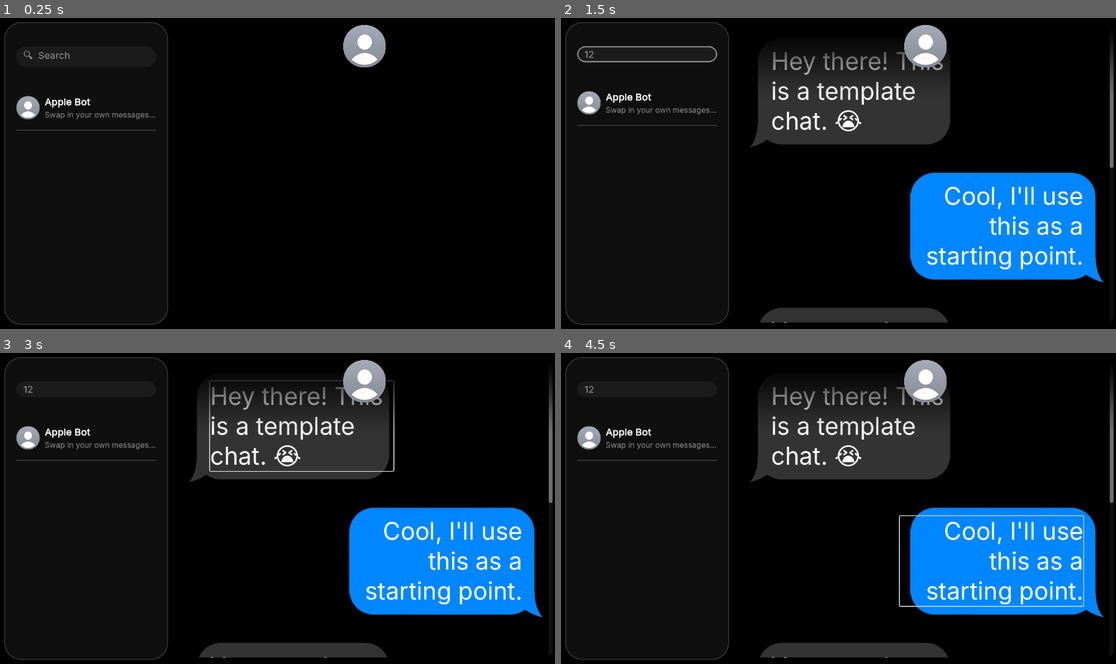
Above: before the commit, frames 1-4 (two rows, left to right).
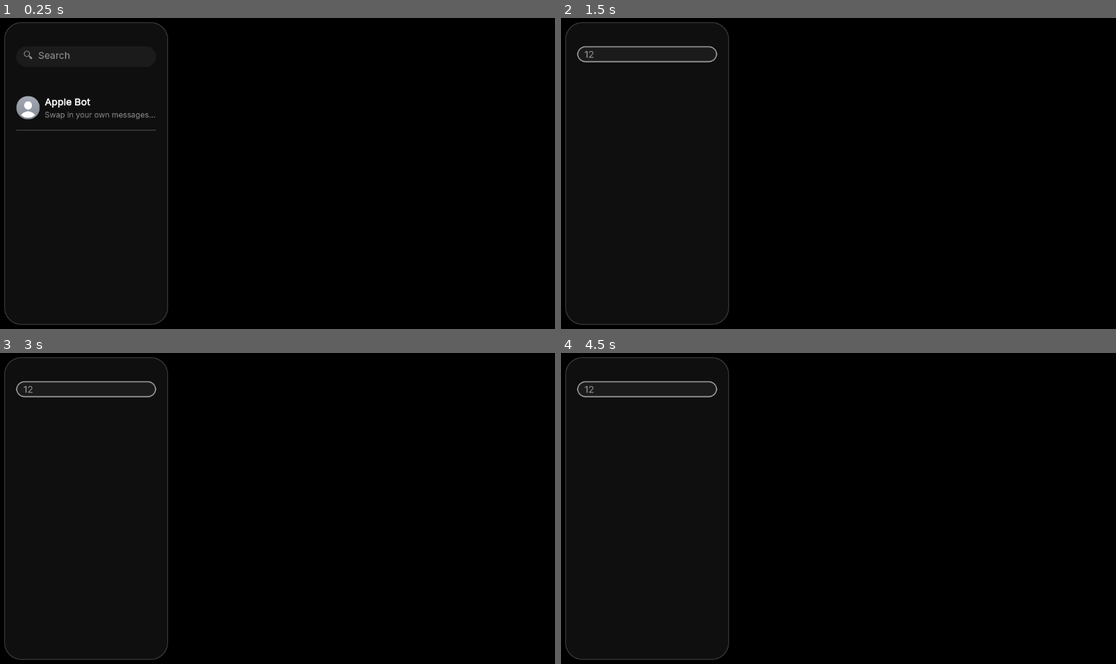
Above: after the commit, the same moments.

Repository: josephsmithberger/copy-paste-interrogate
Game: Godot game, scene res://scenes/main_window.tscn
Same seed, same stepped clock (60 frames per second), same inputs: the game is played once before the commit and once after it.
Inputs (mouse positions are in pixels of both pictures, inside the frame that each line leads up to):
- Up to frame 1 (0.25 s): no input
- Up to frame 2 (1.5 s): click (649, 55) at 0.52 s; type "12" at 0.6 s; tap Enter at 1.25 s; move the mouse to (649, 101) at 1.27 s; click (649, 101) at 1.42 s
- Up to frame 3 (3 s): tap Space at 2 s; move the mouse to (166, 524) at 2.02 s; click (166, 524) at 2.17 s; tap Enter at 2.75 s; move the mouse to (333, 440) at 2.77 s; click (333, 440) at 2.92 s
- Up to frame 4 (4.5 s): tap Space at 3.5 s; move the mouse to (810, 570) at 3.52 s; click (810, 570) at 3.67 s; tap Enter at 4.25 s; move the mouse to (1005, 555) at 4.27 s; click (1005, 555) at 4.42 s

The runs differ from the first frame. In frame 1, 0.8% of the frame differs, in the area x 61-70%, y 2-16%; in frame 2, 24%; in frame 3, 25%, in the area x 2-100%, y 2-98%; in frame 4, 24%.

Commit message:
Working Chat

Diff:
--- /dev/null
+++ b/assets/ui/contact_card_focus.tres
@@ -0,0 +1,12 @@
+[gd_resource type="StyleBoxFlat" format=3 uid="uid://caji1wxy2gtoc"]
+
+[resource]
+bg_color = Color(0.003921569, 0.5254902, 1, 0.57254905)
+corner_radius_top_left = 20
+corner_radius_top_right = 20
+corner_radius_bottom_right = 20
+corner_radius_bottom_left = 20
+expand_margin_left = 5.0
+expand_margin_top = 5.0
+expand_margin_right = 5.0
+expand_margin_bottom = 5.0
--- a/scenes/contact_card.tscn
+++ b/scenes/contact_card.tscn
@@ -1,32 +1,40 @@
-[gd_scene load_steps=6 format=3 uid="uid://4cw40mlbo282"]
+[gd_scene load_steps=7 format=3 uid="uid://4cw40mlbo282"]
 
 [ext_resource type="Script" uid="uid://c66xj2shnk6sk" path="res://scripts/contact_card.gd" id="1_krk5g"]
 [ext_resource type="Texture2D" uid="uid://cnsgc7xm8g6tv" path="res://assets/profile_icons/placeholder.png" id="2_2sbup"]
 [ext_resource type="Theme" uid="uid://ylaclft01m8p" path="res://assets/ui/styling.tres" id="3_u6614"]
 [ext_resource type="FontFile" uid="uid://boaluht6layu6" path="res://assets/ui/liquid_glass/Inter-VariableFont_opsz,wght.ttf" id="4_uhrrb"]
 
+[sub_resource type="StyleBoxEmpty" id="StyleBoxEmpty_ansig"]
+
 [sub_resource type="FontVariation" id="FontVariation_3md04"]
 base_font = ExtResource("4_uhrrb")
 variation_embolden = 0.7
 
-[node name="HBoxContainer" type="HBoxContainer"]
-offset_right = 298.0
+[node name="Panel" type="PanelContainer"]
+offset_left = 1.0
+offset_right = 302.0
 offset_bottom = 72.0
+theme = ExtResource("3_u6614")
+theme_override_styles/panel = SubResource("StyleBoxEmpty_ansig")
+script = ExtResource("1_krk5g")
+
+[node name="HBoxContainer" type="HBoxContainer" parent="."]
+layout_mode = 2
 mouse_filter = 0
 theme_override_constants/separation = 10
-script = ExtResource("1_krk5g")
 
-[node name="Icon" type="TextureRect" parent="."]
+[node name="Icon" type="TextureRect" parent="HBoxContainer"]
 layout_mode = 2
 texture = ExtResource("2_2sbup")
 expand_mode = 3
 stretch_mode = 4
 
-[node name="VBoxContainer" type="VBoxContainer" parent="."]
+[node name="VBoxContainer" type="VBoxContainer" parent="HBoxContainer"]
 layout_mode = 2
 size_flags_horizontal = 3
 
-[node name="Name" type="Label" parent="VBoxContainer"]
+[node name="Name" type="Label" parent="HBoxContainer/VBoxContainer"]
 layout_mode = 2
 size_flags_vertical = 3
 theme = ExtResource("3_u6614")
@@ -34,7 +42,7 @@
 theme_override_font_sizes/font_size = 20
 text = "Name"
 
-[node name="Last_message" type="Label" parent="VBoxContainer"]
+[node name="Last_message" type="Label" parent="HBoxContainer/VBoxContainer"]
 layout_mode = 2
 size_flags_vertical = 3
 theme = ExtResource("3_u6614")
--- a/scenes/main_window.tscn
+++ b/scenes/main_window.tscn
@@ -1,9 +1,8 @@
-[gd_scene load_steps=9 format=3 uid="uid://86c4yi82mspk"]
+[gd_scene load_steps=8 format=3 uid="uid://86c4yi82mspk"]
 
 [ext_resource type="Theme" uid="uid://ylaclft01m8p" path="res://assets/ui/styling.tres" id="1_ax7xg"]
 [ext_resource type="Script" uid="uid://b27qw68lgcnix" path="res://scripts/contact_handler.gd" id="2_exmdq"]
 [ext_resource type="Script" uid="uid://cgefaxr1kiuco" path="res://scripts/chat_handler.gd" id="3_ax7xg"]
-[ext_resource type="Texture2D" uid="uid://cnsgc7xm8g6tv" path="res://assets/profile_icons/placeholder.png" id="3_k1aoa"]
 
 [sub_resource type="StyleBoxFlat" id="StyleBoxFlat_pp484"]
 content_margin_left = 25.0
@@ -92,6 +91,7 @@
 custom_minimum_size = Vector2(50, 0)
 layout_mode = 2
 theme = ExtResource("1_ax7xg")
+theme_override_colors/font_selected_color = Color(0.003921569, 0.5254902, 1, 0.57254905)
 theme_override_font_sizes/font_size = 20
 placeholder_text = "🔍  Search"
 
@@ -129,5 +129,4 @@
 layout_mode = 2
 size_flags_horizontal = 4
 size_flags_vertical = 4
-texture = ExtResource("3_k1aoa")
 stretch_mode = 3
--- a/scenes/npc_message_bubble.tscn
+++ b/scenes/npc_message_bubble.tscn
@@ -31,6 +31,7 @@
 layout_mode = 2
 focus_mode = 2
 theme = ExtResource("2_i0r60")
+theme_override_colors/selection_color = Color(0.003921569, 0.5254902, 1, 0.57254905)
 theme_override_font_sizes/normal_font_size = 50
 text = "Hello, this is a test."
 fit_content = true
--- a/scenes/user_message_bubble.tscn
+++ b/scenes/user_message_bubble.tscn
@@ -33,6 +33,7 @@
 layout_mode = 2
 focus_mode = 2
 theme = ExtResource("3_r6wk0")
+theme_override_colors/selection_color = Color(0, 0.41423574, 0.79860514, 0.57254905)
 theme_override_font_sizes/normal_font_size = 50
 bbcode_enabled = true
 text = "Hello, this is a test."
--- a/scripts/chat_handler.gd
+++ b/scripts/chat_handler.gd
@@ -57,7 +57,8 @@
 		return
 	if node.is_connected("contact_selected", Callable(self, "_on_contact_selected")):
 		return
-	node.connect("contact_selected", Callable(self, "_on_contact_selected"))
+	# Bind the node so the handler knows which card emitted the signal
+	node.connect("contact_selected", Callable(self, "_on_contact_selected").bind(node))
 
 func _get_contact_list() -> Node:
 	# ChatView (this) path: MarginContainer/HSplitContainer/ChatView
@@ -67,11 +68,18 @@
 		return get_node(path)
 	return null
 
-func _on_contact_selected(chat_path: String) -> void:
+func _on_contact_selected(chat_path: String, card: Node) -> void:
 	# If we have never loaded, force load even if path matches default.
 	if chat_path == chat_json_path and _loaded_once:
 		return
 	reload_with_path(chat_path)
+
+	# Visual selection: mark the card that emitted the signal as selected, others unselected
+	var contact_list := _get_contact_list()
+	if contact_list:
+		for child in contact_list.get_children():
+			if child.has_method("set_selected"):
+				child.set_selected(child == card)
 
 func _apply_to_ui() -> void:
 	# Called after a successful load in reload_with_path().
@@ -90,6 +98,14 @@
 	# Clear existing bubbles
 	for c in _messages_root.get_children():
 		c.queue_free()
+
+	# Add a top separator so there's always scrollable space above the first message
+	var top_sep := HSeparator.new()
+	top_sep.name = "TopSeparator"
+	top_sep.size_flags_horizontal = Control.SIZE_EXPAND_FILL
+	# Provide 50px vertical space at the top for scroll offset purposes
+	top_sep.custom_minimum_size = Vector2(0, 100)
+	_messages_root.add_child(top_sep)
 
 	for entry in chat_history:
 		var author := str(entry.get("author", "contact"))
@@ -138,9 +154,5 @@
 func _scroll_to_bottom() -> void:
 	if _scroll == null:
 		return
-	# ScrollContainer API: obtain v scroll bar value
-	var vs := _scroll.get_v_scroll_bar()
-	if vs:
-		vs.value = vs.max_value
-	else:
-		pass
+	# Use scroll_vertical property directly instead of scrollbar value
+	_scroll.scroll_vertical = int(_scroll.get_v_scroll_bar().max_value)
--- a/scripts/contact_card.gd
+++ b/scripts/contact_card.gd
@@ -1,20 +1,57 @@
 extends ChatJsonView
 signal contact_selected(chat_path:String)
 
+const FOCUS_STYLE: StyleBox = preload("res://assets/ui/contact_card_focus.tres")
+var _default_panel_style: StyleBox
+
+func _ready() -> void:
+	# Ensure clicks on child controls bubble up to this Panel so _gui_input is called
+	if self is Control:
+		(self as Control).mouse_filter = Control.MOUSE_FILTER_STOP
+	# Set mouse_filter on common children to PASS so they don't consume the event
+	var bubble_paths := [
+		NodePath("HBoxContainer"),
+		NodePath("HBoxContainer/Icon"),
+		NodePath("HBoxContainer/VBoxContainer"),
+		NodePath("HBoxContainer/VBoxContainer/Name"),
+		NodePath("HBoxContainer/VBoxContainer/Last_message"),
+	]
+	for p in bubble_paths:
+		if has_node(p):
+			var n := get_node(p)
+			if n is Control:
+				(n as Control).mouse_filter = Control.MOUSE_FILTER_PASS
+
+	# Cache default style so we can restore when unselected
+	_default_panel_style = get_theme_stylebox("panel")
+
+	# Continue with base ready to load initial JSON and populate UI
+	super._ready()
+
+func set_selected(selected: bool) -> void:
+	# Apply or restore the PanelContainer style box
+	if selected:
+		add_theme_stylebox_override("panel", FOCUS_STYLE)
+	else:
+		if _default_panel_style:
+			add_theme_stylebox_override("panel", _default_panel_style)
+		else:
+			remove_theme_stylebox_override("panel")
+
 func _apply_to_ui() -> void:
-	var icon_path := NodePath("Icon")
+	var icon_path := NodePath("HBoxContainer/Icon")
 	if has_node(icon_path):
 		var icon_rect := get_node(icon_path) as TextureRect
 		if icon_rect:
 			icon_rect.texture = profile_texture
 
-	var name_path := NodePath("VBoxContainer/Name")
+	var name_path := NodePath("HBoxContainer/VBoxContainer/Name")
 	if has_node(name_path):
 		var name_label := get_node(name_path) as Label
 		if name_label:
 			name_label.text = contact_name
 
-	var last_path := NodePath("VBoxContainer/Last_message")
+	var last_path := NodePath("HBoxContainer/VBoxContainer/Last_message")
 	if has_node(last_path):
 		var last_label := get_node(last_path) as Label
 		if last_label:
--- a/scripts/contact_handler.gd
+++ b/scripts/contact_handler.gd
@@ -5,9 +5,14 @@
 const CHATS_DIR := "res://scripts/chats"
 
 @onready var _anchor: Node = $Search_padding2
+@onready var _search: LineEdit = $search
 
 func _ready() -> void:
+	# Populate list after the scene tree settles
 	call_deferred("_populate_contact_list")
+	# Connect search box
+	if _search:
+		_search.text_changed.connect(_on_search_text_changed)
 
 func _populate_contact_list() -> void:
 	if _anchor == null:
@@ -60,3 +65,33 @@
 		push_warning("contact_handler: No JSON chats found in %s" % CHATS_DIR)
 	else:
 		print("contact_handler: Added %d chat(s) from %s" % [added, CHATS_DIR])
+
+	# Apply any existing search text (e.g., if user typed early or restored state)
+	_filter_contacts()
+
+
+# Called whenever the search text changes
+func _on_search_text_changed(_new_text: String) -> void:
+	_filter_contacts()
+
+func _filter_contacts() -> void:
+	var query := ""
+	if _search:
+		query = _search.text.strip_edges().to_lower()
+
+	var anchor_index := _anchor.get_index()
+	# Collect cards for filtering; they were added as: Card, HSeparator, Card, HSeparator, ...
+	for i in range(anchor_index + 1, get_child_count()):
+		var node := get_child(i)
+		if node is ChatJsonView:
+			var card: ChatJsonView = node
+			var contact_name := card.get_contact_display_name().to_lower()
+			var match := query == "" or contact_name.find(query) != -1
+			card.visible = match
+			# Hide/show the separator immediately following the card (if any)
+			if card.get_index() + 1 < get_child_count():
+				var maybe_sep := get_child(card.get_index() + 1)
+				if maybe_sep is HSeparator:
+					maybe_sep.visible = match
+
+	# Optional: could collapse double separators / leading / trailing, but simple visibility pairing is fine.
Not shown, changed: README.md
